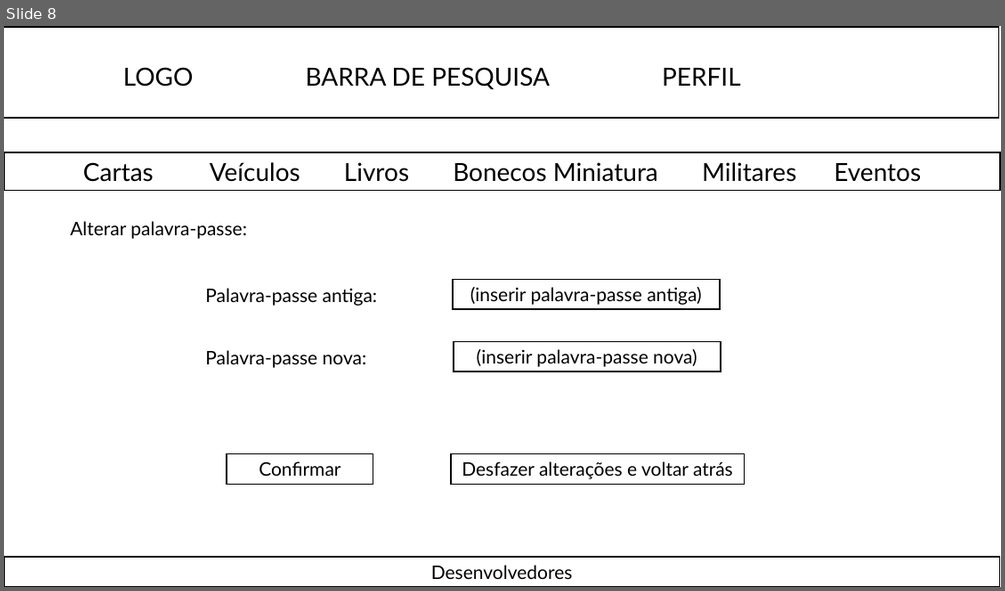
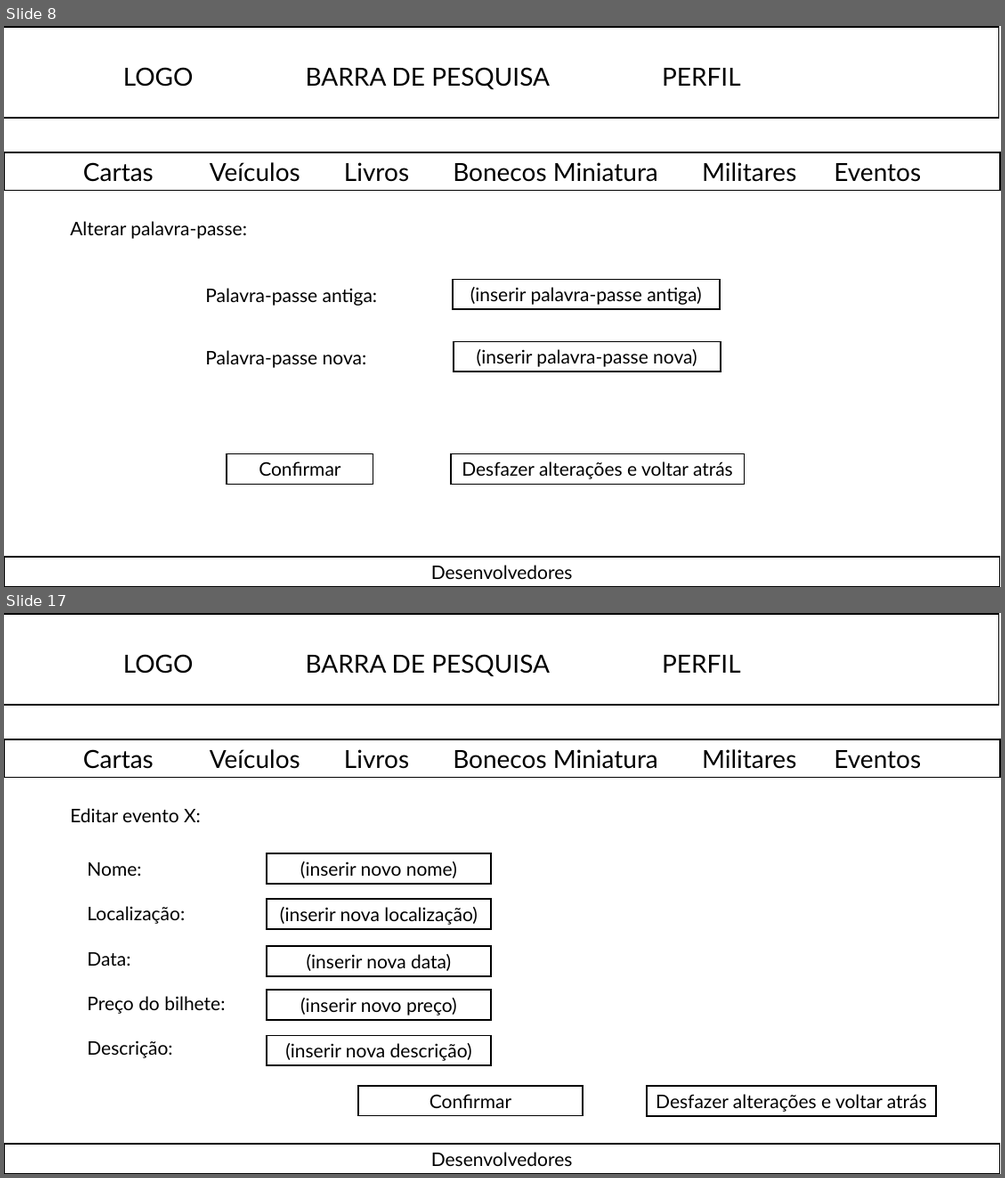
Before and after one commit to diogo-tavares/EIS_2526-G2_MEEC, a slide deck: SIE_mockups.pptx. Shown one above the other, each under a label of ours: slide 8 before the commit, slides 8 and 17 after it; the slides between them are not shown. The pictures are 1005x591 and 1005x1178 pixels, drawn with LibreOffice and Linux fonts; fonts in the diff are those of the drawing. Boxes give left, top, right and bottom in pixels: in the first picture for what was removed or moved away, otherwise in the second. Text is boxed around its words. In the diff, an @@ line names an element or a change of style, - is before the commit and + after.

```diff
--- a/SIE_mockups.pptx
+++ b/SIE_mockups.pptx
@@ slide 17 added at <box>4,613,1001,1174</box>, background #FFFFFF @@
@@ rectangle added at <box>4,615,998,705</box>, fill #FFFFFF, outline #000000 1.5 pt, 24 pt, text #000000 @@
+LOGO BARRA DE PESQUISA PERFIL
@@ rectangle added at <box>4,739,1000,777</box>, fill #FFFFFF, outline #000000 1.5 pt, 24 pt, text #000000 @@
+Cartas Veículos Livros Bonecos Miniatura Militares Eventos
@@ text added at <box>70,808,201,822</box>, 18 pt, text #000000 @@
+Editar evento X:
@@ text added at <box>87,862,225,1058</box>, 18 pt, text #000000 @@
+Nome:
+Localização:
+Data:
+Preço do bilhete:
+Descrição:
@@ rectangle added at <box>267,854,491,884</box>, fill #FFFFFF, outline #000000 1.5 pt, 18 pt, text #000000 @@
+(inserir novo nome)
@@ rectangle added at <box>267,900,491,929</box>, fill #FFFFFF, outline #000000 1.5 pt, 18 pt, text #000000 @@
+(inserir nova localização)
@@ rectangle added at <box>267,947,491,976</box>, fill #FFFFFF, outline #000000 1.5 pt, 18 pt, text #000000 @@
+(inserir nova data)
@@ rectangle added at <box>267,989,491,1020</box>, fill #FFFFFF, outline #000000 1.5 pt, 18 pt, text #000000 @@
+(inserir novo preço)
@@ rectangle added at <box>267,1036,491,1065</box>, fill #FFFFFF, outline #000000 1.5 pt, 18 pt, text #000000 @@
+(inserir nova descrição)
@@ rectangle added at <box>358,1086,582,1116</box>, fill #FFFFFF, outline #000000 1.5 pt, 18 pt, text #000000 @@
+Confirmar
@@ rectangle added at <box>647,1086,937,1116</box>, fill #FFFFFF, outline #000000 1.5 pt, 18 pt, text #000000 @@
+Desfazer alterações e voltar atrás
@@ rectangle added at <box>4,1144,1000,1174</box>, fill #FFFFFF, outline #000000 1.5 pt, 18 pt, text #000000 @@
+Desenvolvedores
```
Also in this commit, not shown: 6 slides changed, 4 other slides added.
